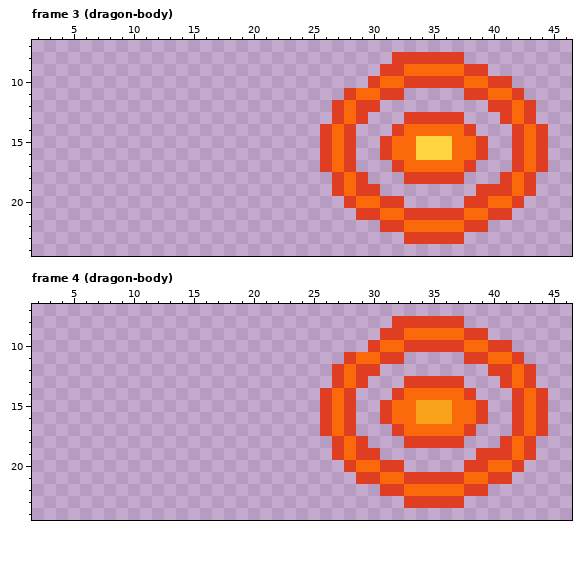
File history of a pixel-art file, src/assets/enemies/dragon/dragon.aseprite. The picture above is the old version.
64x32 pixels, 4 frames. Shown: frame 3 (dragon-body): x 2..46, y 7..24; frame 4 (dragon-body): x 2..46, y 7..24. The commit also changed other frames, which this record leaves out.
After:
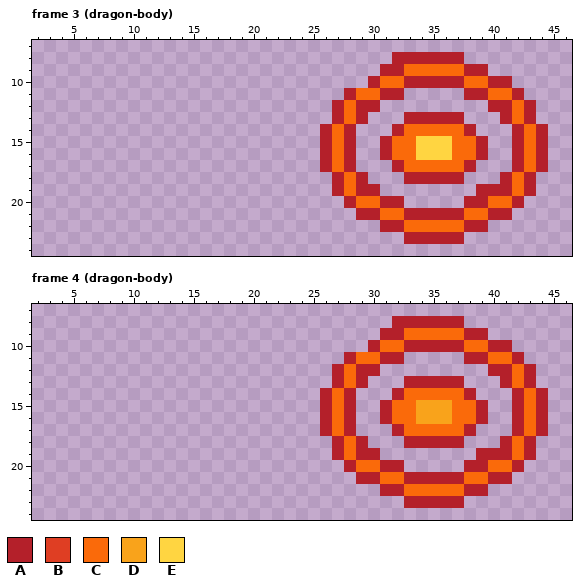
Palette (. is transparent): A #b4202a  B #df3e23  C #fa6a0a  D #f9a31b  E #ffd541
From old to new:
Changed rows in their new state; - is an unchanged pixel.
Frame 3 (dragon-body), layers "Layer 2", "Layer 1":
first column x 26:
 8 ------AAAAAA-------
 9 -----AA-----AA-----
10 ----A--AAAAA--AA---
11 --A--AA-----AA--A--
12 -A-AA---------AA-A-
13 -A-A---AAAAA---A-A-
14 A-A---A-----A---A-A
15 A-A--A-------A--A-A
16 A-A--A-------A--A-A
17 A-A---A-----A---A-A
18 -A-A---AAAAA---A-A-
19 -A-AA--------AAA-A-
20 --A--AA-----AA--A--
21 ---AA--AAAAA--AA---
22 -----AA-----AA-----
23 -------AAAAA-------
Frame 4 (dragon-body), layers "Layer 2", "Layer 1": the same change as frame 3 (dragon-body)
Where, in picture pixels (left, top, right, bottom), the same in both pictures:
changed: (320, 52, 548, 244)
changed: (320, 316, 548, 508)
